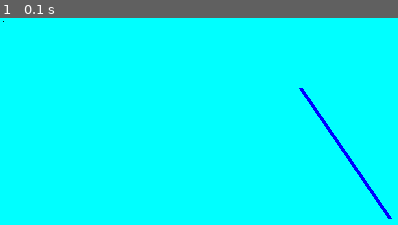
Above: before the commit, frame 1.
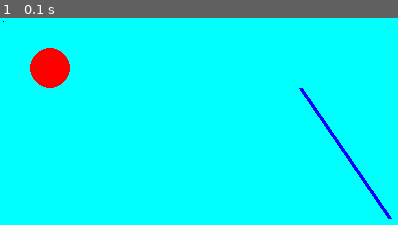
Above: after the commit, the same moment.

Repository: robsonsilv4/pygame
Game: pygame game, started from jogo.py
Two runs of this game, one before a commit and one after it. Both use one fixed random seed, a clock stepped at 60 frames per second and the inputs below.
Inputs:
- Up to frame 1 (0.1 s): no input

The runs differ from the first frame. In frame 1, 1.5% of the frame differs, in the area x 7-18%, y 14-34%.

Commit message:
Para desenhar um circulo preenchido

Diff:
--- a/jogo.py
+++ b/jogo.py
@@ -22,6 +22,8 @@
 
 pygame.draw.line(tela, azul, (389, 200), (300, 70), 4)
 
+pygame.draw.circle(tela, vermelho, (50, 50), 20)
+
 while True:
     for evento in pygame.event.get():
         print(evento)
